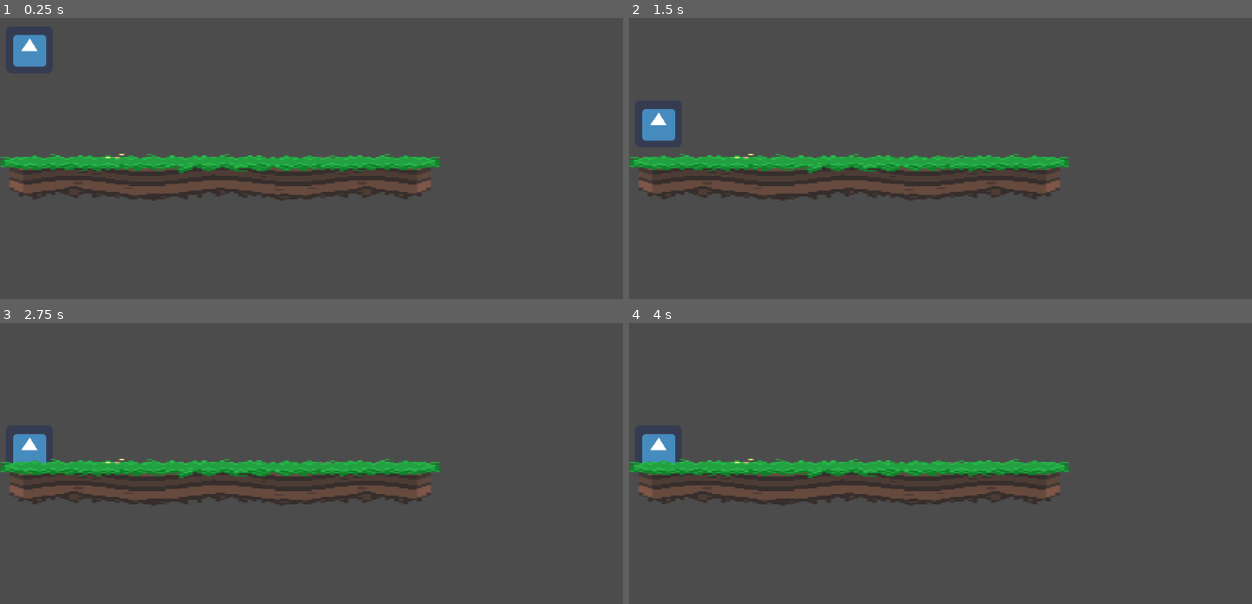
Above: before the commit, frames 1-4 (two rows, left to right).
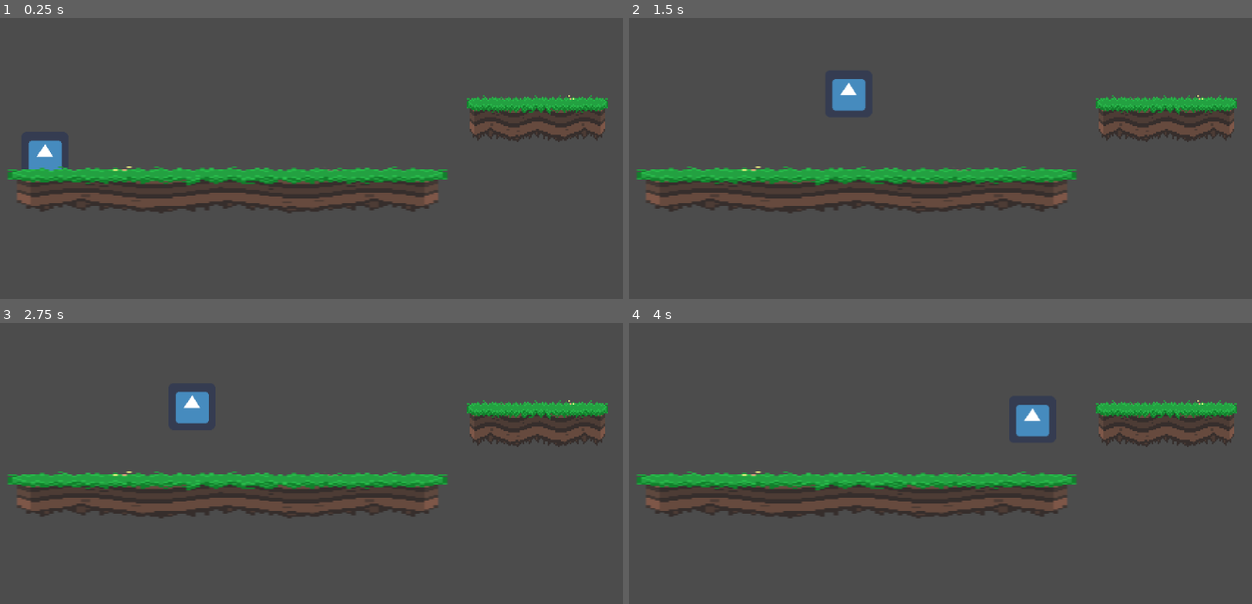
Above: after the commit, the same moments.

Repository: rwx788/godot_platformer
Game: Godot game, scene res://Scenes/MainScene.tscn
Same seed, same stepped clock (60 frames per second), same inputs: the game is played once before the commit and once after it. The engine's default icon, where the game draws it, is replaced by a stand-in: a white triangle on a blue panel in a dark square.
Inputs:
- Up to frame 1 (0.25 s): no input
- Up to frame 2 (1.5 s): hold D (move_right, bound only after the commit) from 0.53 s (still down); tap W (jump, bound only after the commit) at 0.6, 0.77, 1.07, 1.35 s
- Up to frame 3 (2.75 s): tap W (jump, bound only after the commit) at 1.52, 1.82, 2.1 s; release D (move_right, bound only after the commit) at 2.03 s; hold A (move_left, bound only after the commit) from 2.03 s (still down)
- Up to frame 4 (4 s): release A (move_left, bound only after the commit) at 2.78 s; hold D (move_right, bound only after the commit) from 2.78 s (still down); tap W (jump, bound only after the commit) at 2.85, 3.02, 3.32, 3.6, 3.77 s

The runs differ from the first frame. In frame 1, 14% of the frame differs, in the area x 0-98%, y 6-70%; in frame 2, 15%, in the area x 0-98%, y 21-70%; in frame 3, 15%; in frame 4, 15%.

Commit message:
Add key mappings and another platform

Diff:
--- a/Scenes/MainScene.tscn
+++ b/Scenes/MainScene.tscn
@@ -20,25 +20,36 @@
 [sub_resource type="RectangleShape2D" id=4]
 extents = Vector2( 290.054, 24 )
 
+[sub_resource type="RectangleShape2D" id=5]
+extents = Vector2( 87.054, 27 )
+
 [node name="Node2D" type="Node2D"]
 
-[node name="Player" type="RigidBody2D" parent="."]
-position = Vector2( 40, 225 )
+[node name="Player" type="KinematicBody2D" parent="."]
+position = Vector2( 62, 361 )
 script = ExtResource( 1 )
 __meta__ = {
 "_edit_group_": true
 }
 
 [node name="AnimatedSprite" type="AnimatedSprite" parent="Player"]
+position = Vector2( -1, -2 )
 frames = SubResource( 1 )
+__meta__ = {
+"_edit_group_": true
+}
 
 [node name="CollisionShape2D" type="CollisionShape2D" parent="Player"]
+position = Vector2( -5, -1 )
 shape = SubResource( 2 )
+__meta__ = {
+"_edit_group_": true
+}
 
 [node name="WallContainer" type="Node" parent="."]
 
 [node name="StaticBody2D" type="StaticBody2D" parent="WallContainer"]
-position = Vector2( 447, 402 )
+position = Vector2( 457, 419 )
 physics_material_override = SubResource( 3 )
 __meta__ = {
 "_edit_group_": true
@@ -55,3 +66,15 @@
 [node name="CollisionShape2D" type="CollisionShape2D" parent="WallContainer/StaticBody2D"]
 position = Vector2( -149, 0 )
 shape = SubResource( 4 )
+
+[node name="StaticBody2D2" type="StaticBody2D" parent="WallContainer"]
+position = Vector2( 731, 322 )
+__meta__ = {
+"_edit_group_": true
+}
+
+[node name="Sprite" type="Sprite" parent="WallContainer/StaticBody2D2"]
+texture = ExtResource( 3 )
+
+[node name="CollisionShape2D" type="CollisionShape2D" parent="WallContainer/StaticBody2D2"]
+shape = SubResource( 5 )
--- a/project.godot
+++ b/project.godot
@@ -19,6 +19,27 @@
 run/main_scene="res://Scenes/MainScene.tscn"
 config/icon="res://icon.png"
 
+[input]
+
+jump={
+"deadzone": 0.5,
+"events": [ Object(InputEventKey,"resource_local_to_scene":false,"resource_name":"","device":0,"alt":false,"shift":false,"control":false,"meta":false,"command":false,"pressed":false,"scancode":87,"unicode":0,"echo":false,"script":null)
+, Object(InputEventKey,"resource_local_to_scene":false,"resource_name":"","device":0,"alt":false,"shift":false,"control":false,"meta":false,"command":false,"pressed":false,"scancode":16777232,"unicode":0,"echo":false,"script":null)
+ ]
+}
+move_right={
+"deadzone": 0.5,
+"events": [ Object(InputEventKey,"resource_local_to_scene":false,"resource_name":"","device":0,"alt":false,"shift":false,"control":false,"meta":false,"command":false,"pressed":false,"scancode":68,"unicode":0,"echo":false,"script":null)
+, Object(InputEventKey,"resource_local_to_scene":false,"resource_name":"","device":0,"alt":false,"shift":false,"control":false,"meta":false,"command":false,"pressed":false,"scancode":16777233,"unicode":0,"echo":false,"script":null)
+ ]
+}
+move_left={
+"deadzone": 0.5,
+"events": [ Object(InputEventKey,"resource_local_to_scene":false,"resource_name":"","device":0,"alt":false,"shift":false,"control":false,"meta":false,"command":false,"pressed":false,"scancode":65,"unicode":0,"echo":false,"script":null)
+, Object(InputEventKey,"resource_local_to_scene":false,"resource_name":"","device":0,"alt":false,"shift":false,"control":false,"meta":false,"command":false,"pressed":false,"scancode":16777231,"unicode":0,"echo":false,"script":null)
+ ]
+}
+
 [rendering]
 
 environment/default_environment="res://default_env.tres"
Not shown: 1 places in Scenes/MainScene.tscn that only renumber resources
